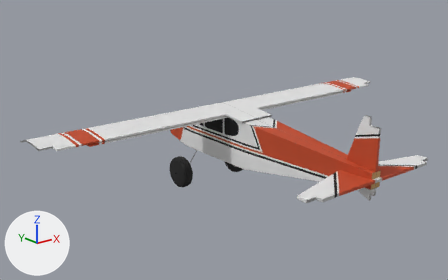
The glTF model Art/Aircraft/Bushplane/MainBody.glb as it was, and as the next commit left it.
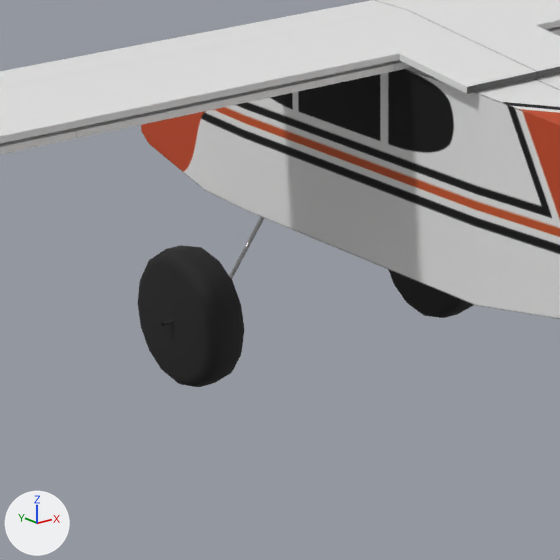
Each version is shown whole from a camera (50 mm lens) standing at (-0.765, -0.943, 0.374) and looking at (-0.051, -0.051, 0.017), then close up on the part from 31% to 59% of the width and 37% to 80% of the height. The lights are fixed; the arrows at lower left show +X, +Y and +Z.

Before the edit, the objects in view are built like this:
```python
me_cylinder_001 = bpy.data.meshes.new('Cylinder.001')
me_cylinder_001.from_pydata(...)  # 288 vertices, 568 faces; spans x -0.01..0.156, y -0.033..0.032, z -0.032..0.032
me_cylinder_001.materials.append(mat_wheel)  # black #1c1c1c
me_plane = bpy.data.meshes.new('Plane')
me_plane.from_pydata(...)  # 42 vertices, 80 faces; spans x -0.032..0.032, y -0.275..0.275, z -0.046..0.046
me_plane.materials.append(mat_mainpaint)  # picture img_mainpaint
me_plane_012 = bpy.data.meshes.new('Plane.012')
me_plane_012.from_pydata(...)  # 196 vertices, 402 faces; spans x -0.41..0.41, y -0.07..0.068, z -0.012..0.001
me_plane_012.materials.append(mat_wingpaint)  # picture img_wingpaint
ob_body = bpy.data.objects.new('Body', me_plane)
ob_body.location = (0.0, -0.0973, 0.0095)
ob_wheel = bpy.data.objects.new('Wheel', me_cylinder_001)
ob_wheel.location = (-0.0728, 0.066, -0.0767)
ob_wing = bpy.data.objects.new('Wing', me_plane_012)
ob_wing.location = (0.0, -0.0177, 0.0684)
```
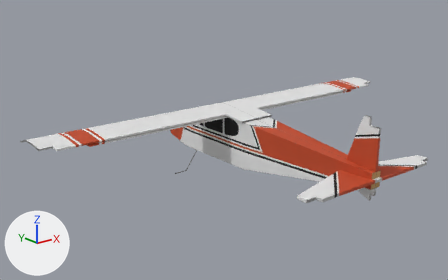
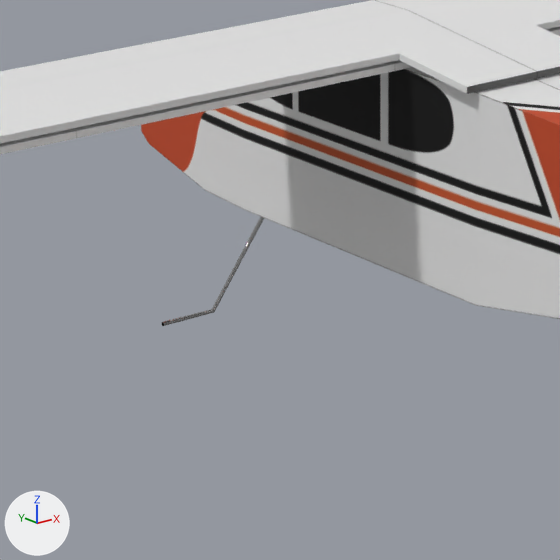
Commit message: separate wheels for bushplane

Where the change shows, as pixel boxes (x1, y1, x2, y2) in the close-ups (560 x 560 px):
'Wheel', deleted (black)
    before: (138, 245, 473, 387)

What the commit changed:
Object 'Wheel' (ob_wheel) is deleted.
